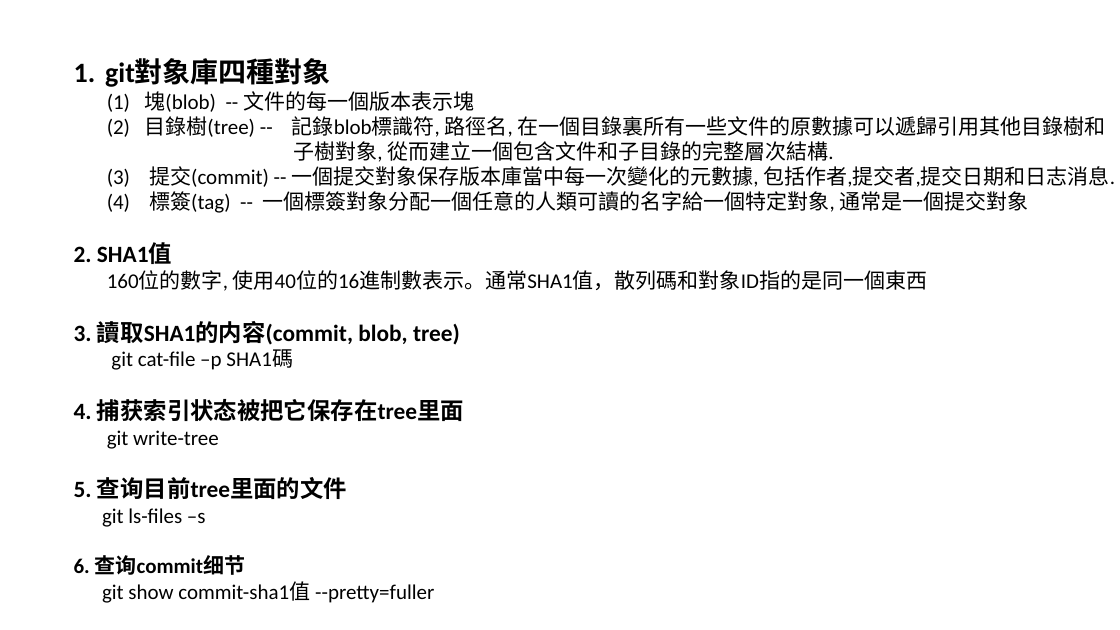
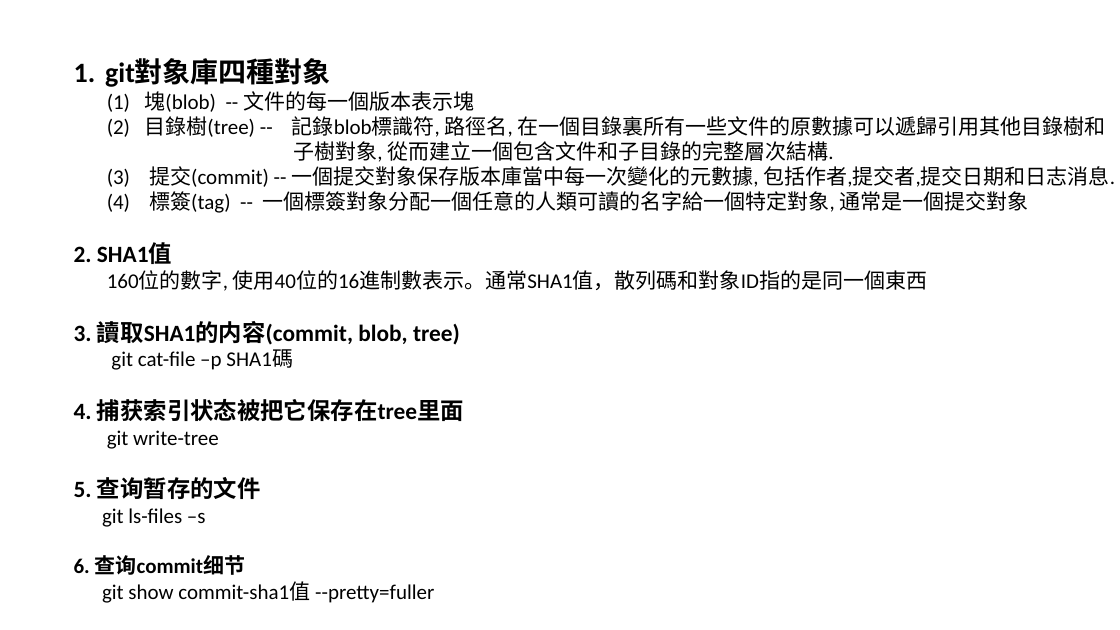
Before and after one commit to luchaojun/ChaojunStudy, a slide deck: slide 2 of GitStudy/.gitContentStudy.pptx. Drawn at 1120x630 pixels with LibreOffice and Linux fonts; fonts in the diff are those of the drawing. Boxes give left, top, right and bottom in pixels: in the first picture for what was removed or moved away, otherwise in the second. Text is boxed around its words. In the diff, an @@ line names an element or a change of style, - is before the commit and + after.

Commit message:
Tidy command in pptx

```diff
--- a/GitStudy/.gitContentStudy.pptx
+++ b/GitStudy/.gitContentStudy.pptx
@@ text at [74,477,261,499]: text changed @@
-5. 查询目前tree里面的文件
+5. 查询暂存的文件
```
